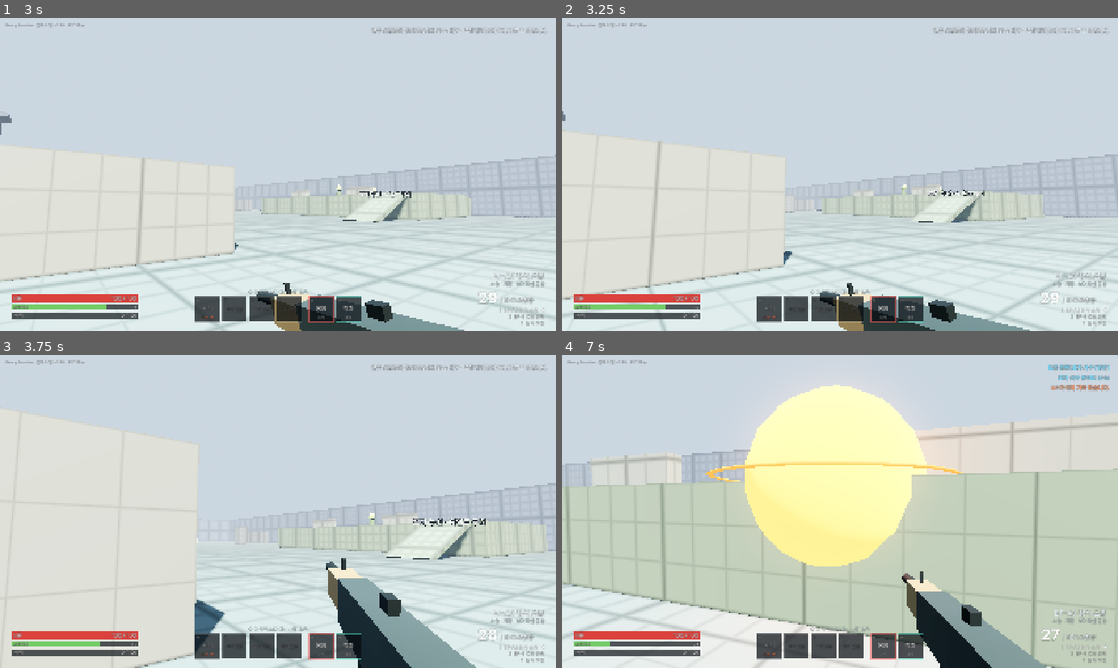
Above: before the commit, frames 1-4 (two rows, left to right).
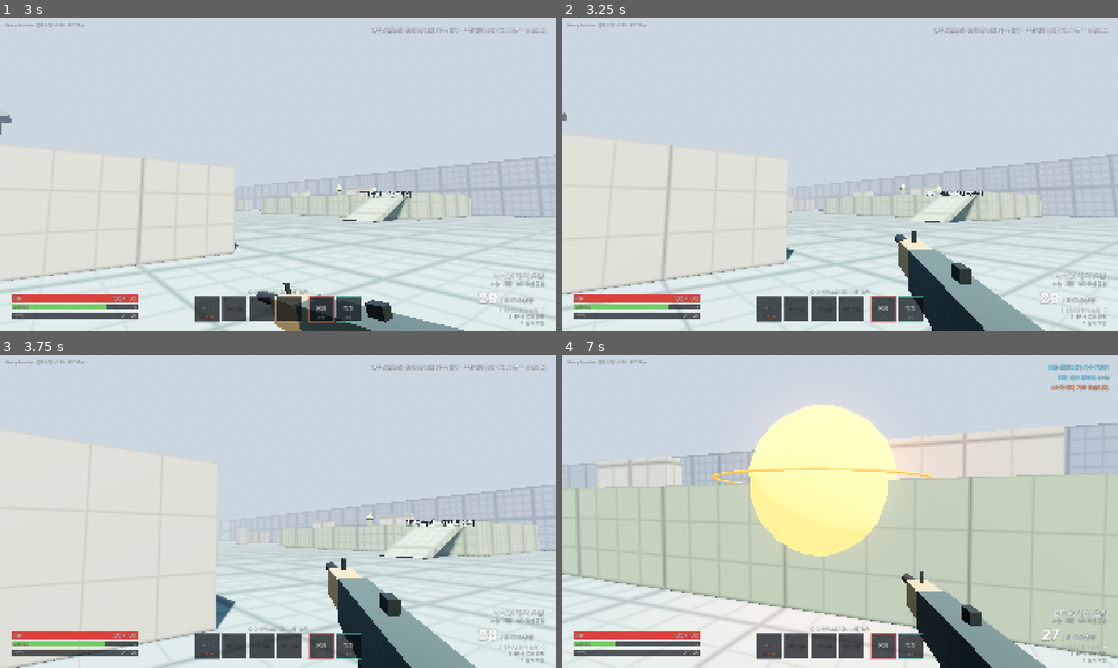
Above: after the commit, the same moments.

Repository: skhlf2018-sketch/Percy_Frontier
Game: Godot game, scene res://src/ui/menus/title_screen.tscn
Two runs of this game, one before a commit and one after it. Both use one fixed random seed, a clock stepped at 60 frames per second and the inputs below.
Inputs (mouse positions are in pixels of both pictures, inside the frame that each line leads up to):
- Up to frame 1 (3 s): click "전투 시험장 입장" at 0.5 s; tap Enter at 1.25 s; move the mouse to (305, 174) at 1.27 s; hold Right mouse button (aim) 1.28-2.03 s; hold W (move_forward) from 1.28 s (still down); click (305, 174) at 1.42 s; tap Space (jump) at 1.52, 2.27 s; tap Alt (dodge) at 1.55, 2.1 s; move the mouse to (250, 174) at 2.02 s; tap Shift (sprint) at 2.3 s; move the mouse to (289, 168) at 2.77 s; hold Shift (sprint) from 2.78 s (still down)
- Up to frame 2 (3.25 s): keep holding W (move_forward); keep holding Shift (sprint); right-click (851, 168) at 3.05 s
- Up to frame 3 (3.75 s): keep holding W (move_forward); move the mouse to (272, 517) at 3.52 s; release Shift (sprint) at 3.53 s; right-click (272, 517) at 3.6 s; click (272, 517) at 3.67 s
- Up to frame 4 (7 s): tap Space (jump) at 3.77, 4.52, 5.27, 6.77 s; tap Alt (dodge) at 3.8, 6.05, 6.6 s; move the mouse to (878, 514) at 4.27 s; hold 8 (consumable_1) 4.28-5.03 s; tap Shift (sprint) at 4.55, 6.8 s; tap Escape (pause) at 4.9 s; move the mouse to (673, 464) at 5.02 s; release W (move_forward) at 5.03 s; hold A (move_left) 5.03-5.78 s; tap 9 (consumable_2) at 5.1 s; right-click (673, 464) at 5.3 s; tap R (reload) at 5.65 s; move the mouse to (845, 511) at 5.77 s; hold W (move_forward) 5.78-6.53 s; hold Ctrl (crouch) 5.78-6.53 s; click (845, 511) at 5.92 s; move the mouse to (817, 505) at 6.52 s; hold D (move_right) from 6.53 s (still down)

Frame 1 is identical in both runs. In frame 2, 8.3% of the frame differs, in the area x 0-100%, y 29-100%; in frame 3, 4.0%; in frame 4, 14%, in the area x 0-100%, y 9-100%.

Commit message:
문서·CI·실전 봇 테스트 추가, 달리기·매복 동작 수정
- README: 실행 방법, 기본 조작, 시험장 안내, 테스트, 폴더 구조, 기술 선택
- docs/dev/전투시험_구현현황.md: 기획서 절별 구현 현황, 수치표, 알려진 한계,
  플레이로 확인해야 할 전투 승인 기준(§26.1)
- GitHub Actions 헤드리스 테스트, tools/run_tests.sh, tools/screenshots.sh
- 실전 봇 테스트: 실제 게임에서 75초 교전(무기 교체·스킬·근접·소모품·회피),
  렌더링 제외 프레임당 CPU 시간 예산 확인
- 수정: 사격·조준 입력이 달리기를 끊도록(서로 막히던 문제), 숨은 살인토끼가
  멀리서 보고 튀어나오던 문제(가까이 오거나 소리·공격에만 반응), 매복 무리 재은신
- 종료 시 재생 중인 효과음 정지

Co-Authored-By: Claude Opus 5.5 <noreply@anthropic.com>
Claude-Session: https://claude.ai/code/session_01APjw7QgMdACXdGftTgm39P

Diff:
--- a/src/autoload/sfx.gd
+++ b/src/autoload/sfx.gd
@@ -228,6 +228,13 @@
 	process_mode = Node.PROCESS_MODE_ALWAYS
 	for id in RECIPES:
 		_streams[id] = synthesize(RECIPES[id])
+
+
+func _exit_tree() -> void:
+	# 종료할 때 재생 중인 소리를 멈춰 재생 객체가 남지 않게 한다.
+	for child in get_children():
+		if child is AudioStreamPlayer or child is AudioStreamPlayer3D:
+			child.stop()
 
 
 func has_sound(id: StringName) -> bool:
--- a/src/enemies/killer_rabbit.gd
+++ b/src/enemies/killer_rabbit.gd
@@ -11,6 +11,7 @@
 const CIRCLE_RADIUS := 4.5
 const CIRCLE_ENGAGE := 7.5
 const FLEE_HEALTH := 0.3
+const REHIDE_DELAY := 3.0
 
 var hidden: bool = false
 var _rustle_timer: float = 0.0
@@ -19,15 +20,26 @@
 var _hop_phase: float = 0.0
 
 
+
 func _on_ready() -> void:
 	hidden = ambush
 	_circle_sign = 1.0 if randf() < 0.5 else -1.0
 	_rustle_timer = randf_range(1.0, 3.0)
 
 
+## 숨어 있는 동안은 멀리서 보고 반응하지 않는다. 가까이 오거나(_process_idle) 소리가 나거나 공격받을 때만 깨어난다.
+func _perceive() -> void:
+	if hidden and state == State.IDLE:
+		return
+	super._perceive()
+
+
 func _process_idle(delta: float) -> void:
 	_stop(delta)
 	if not hidden:
+		# 매복 무리는 거점에 돌아와 잠시 있으면 다시 숨는다.
+		if ambush and _state_time > REHIDE_DELAY:
+			hidden = true
 		return
 	var p := _find_player()
 	if p == null or not p.alive:
--- a/src/player/player.gd
+++ b/src/player/player.gd
@@ -80,6 +80,8 @@
 var _dodge_cooldown: float = 0.0
 var _knockback_immune: float = 0.0
 var _move_lock: float = 0.0
+## 사격·조준 직후 달리기를 잠시 막는 시간
+var _sprint_lock: float = 0.0
 
 var _mantling: bool = false
 var _mantle_from := Vector3.ZERO
@@ -254,6 +256,7 @@
 	_dodge_cooldown = maxf(0.0, _dodge_cooldown - delta)
 	_knockback_immune = maxf(0.0, _knockback_immune - delta)
 	_move_lock = maxf(0.0, _move_lock - delta)
+	_sprint_lock = maxf(0.0, _sprint_lock - delta)
 	_consumable_busy = maxf(0.0, _consumable_busy - delta)
 	if is_on_floor():
 		_coyote = COYOTE_TIME
@@ -305,7 +308,7 @@
 			_sprint_toggled = false
 	else:
 		want = Input.is_action_pressed(&"sprint")
-	var allowed := can_act() and input_dir.y < -0.3 and not stats.exhausted \
+	var allowed := can_act() and input_dir.y < -0.3 and not stats.exhausted and _sprint_lock <= 0.0 \
 		and not weapons.blocks_sprint() and not is_busy_with_consumable()
 	if want and allowed and crouching and not _can_stand():
 		allowed = false
@@ -317,10 +320,11 @@
 			_sprint_toggled = false
 
 
-## 사격 등으로 달리기를 멈춘다.
-func cancel_sprint() -> void:
+## 사격·조준·회피 등으로 달리기를 멈춘다. 잠시 동안은 달리기 키를 누르고 있어도 다시 달리지 않는다.
+func cancel_sprint(lock_time: float = 0.35) -> void:
 	sprinting = false
 	_sprint_toggled = false
+	_sprint_lock = maxf(_sprint_lock, lock_time)
 
 
 func _target_speed() -> float:
--- a/src/player/weapons/weapon_manager.gd
+++ b/src/player/weapons/weapon_manager.gd
@@ -270,6 +270,9 @@
 
 func _update_aim(delta: float) -> void:
 	var want := _aim_toggled if Settings.get_value(&"aim_toggle") else _aim_held
+	# 조준·방어 입력은 달리기를 끊는다(서로 막아 둘 다 안 되는 상황 방지).
+	if want and player.sprinting:
+		player.cancel_sprint()
 	var can := player.can_act() and is_ready() and not player.sprinting and _guard_broken_left <= 0.0
 	if current_slot == Slot.MELEE:
 		var block := want and can and melee.can_block and _melee_phase == MeleePhase.NONE
--- a/tests/integration/test_combat_sandbox.gd
+++ b/tests/integration/test_combat_sandbox.gd
@@ -421,3 +421,76 @@
 	assert_true(p.try_mantle(), "1m 높이 난간은 넘을 수 있다")
 	await wait_seconds(0.6)
 	assert_gt(p.global_position.y, 0.9, "난간 위로 올라섰다")
+
+
+func test_hidden_rabbit_waits_until_close() -> void:
+	var p := world.spawn_player(Vector3(0, 0, 0))
+	var rabbit: KillerRabbit = world.spawn(RABBIT, Vector3(0, 0, -15), PI)
+	rabbit.hidden = true
+	rabbit.ambush = true
+	world.bake()
+	await wait_seconds(1.5)
+	assert_true(rabbit.can_see(p), "시야 안에 있다")
+	assert_eq(rabbit.state, Enemy.State.IDLE, "숨어 있으면 멀리서 보고 튀어나오지 않는다")
+	assert_true(rabbit.hidden)
+	p.global_position = Vector3(0, 0, -10)
+	await wait_seconds(0.5)
+	assert_false(rabbit.hidden, "가까이 오면 튀어나온다")
+	assert_eq(rabbit.target, p)
+
+
+func test_aim_input_cancels_sprint() -> void:
+	var p := world.spawn_player(Vector3(0, 0, 0))
+	await wait_physics_frames(3)
+	var ev := InputEventAction.new()
+	ev.action = &"sprint"
+	ev.pressed = true
+	Input.parse_input_event(ev)
+	var fwd := InputEventAction.new()
+	fwd.action = &"move_forward"
+	fwd.pressed = true
+	fwd.strength = 1.0
+	Input.parse_input_event(fwd)
+	await wait_seconds(0.5)
+	assert_true(p.sprinting, "달리는 중")
+	p.weapons.simulate_aim(true)
+	await wait_seconds(0.5)
+	assert_false(p.sprinting, "조준 입력은 달리기를 끊는다")
+	assert_true(p.weapons.is_aiming(), "정조준이 시작된다")
+	p.weapons.simulate_aim(false)
+	for action in [&"sprint", &"move_forward"]:
+		var up := InputEventAction.new()
+		up.action = action
+		up.pressed = false
+		Input.parse_input_event(up)
+	await wait_physics_frames(2)
+
+
+func test_firing_stops_sprint_briefly() -> void:
+	var p := world.spawn_player(Vector3(0, 0, 0))
+	await wait_physics_frames(3)
+	var ev := InputEventAction.new()
+	ev.action = &"sprint"
+	ev.pressed = true
+	Input.parse_input_event(ev)
+	var fwd := InputEventAction.new()
+	fwd.action = &"move_forward"
+	fwd.pressed = true
+	fwd.strength = 1.0
+	Input.parse_input_event(fwd)
+	await wait_seconds(0.8)
+	assert_true(p.sprinting)
+	p.weapons.simulate_hold(true)
+	var sprint_frames := 0
+	for i in 20:
+		await wait_physics_frames(1)
+		if p.sprinting:
+			sprint_frames += 1
+	p.weapons.simulate_hold(false)
+	assert_eq(sprint_frames, 0, "쏘는 동안은 달리지 않는다")
+	for action in [&"sprint", &"move_forward"]:
+		var up := InputEventAction.new()
+		up.action = action
+		up.pressed = false
+		Input.parse_input_event(up)
+	await wait_physics_frames(2)
--- /dev/null
+++ b/tests/integration/test_zz_soak.gd
@@ -0,0 +1,83 @@
+extends TestCase
+## 장시간 실전 테스트: 자동 조작 봇이 실제 게임에서 교전을 반복한다.
+## 무기 교체·재장전·스킬·근접·소모품·피격·사망·부활·휴식이 섞여도 엔진 에러가 나지 않는지,
+## 프레임당 CPU 시간이 예산 안인지 확인한다. (파일 이름의 zz는 가장 마지막에 실행하려는 것)
+
+const GAME := preload("res://src/main/game.tscn")
+const SIM_SECONDS := 75.0
+
+var game: Game
+
+
+func before_each() -> void:
+	Settings.load_settings("user://test_soak.cfg")
+	game = GAME.instantiate()
+	runner.add_child(game)
+	await wait_physics_frames(6)
+
+
+func after_each() -> void:
+	runner.get_tree().paused = false
+	Engine.time_scale = 1.0
+	DirAccess.remove_absolute(ProjectSettings.globalize_path("user://test_soak.cfg"))
+	Settings.load_settings(Settings.DEFAULT_PATH)
+	GameState.reset_session()
+
+
+func _nearest_enemy(p: Player) -> Enemy:
+	var best: Enemy = null
+	var best_d := INF
+	for e in runner.get_tree().get_nodes_in_group(Hearing.ENEMY_GROUP):
+		if e is Enemy and e.is_alive() and not (e is TrainingDummy):
+			var d := p.global_position.distance_to(e.global_position)
+			if d < best_d:
+				best_d = d
+				best = e
+	return best
+
+
+func test_bot_fights_for_a_while() -> void:
+	var p := game.player
+	GameState.complete_all_analysis()
+	p.global_position = Vector3(0, 0, 26)
+	p.reset_physics_interpolation()
+	var frames := int(SIM_SECONDS * 60.0)
+	var deaths := 0
+	var kills := [0]
+	GameEvents.enemy_killed.connect(func(_e: Node) -> void: kills[0] += 1)
+	p.died.connect(func() -> void: deaths += 1)
+	var peak_enemies := 0
+	# 고정 프레임 모드에서는 성능 모니터 값이 실제 처리 시간과 달라 실제 경과 시간으로 잰다.
+	var start_usec := Time.get_ticks_usec()
+	for f in frames:
+		# 3초마다 교전이 없으면 혼성 무리를 부른다.
+		if f % 180 == 0 and game.arena.active_test_count() < 3:
+			game.arena.spawn_test_wave(&"mixed")
+		if p.alive:
+			var target := _nearest_enemy(p)
+			if target:
+				TestWorld.aim_at(p, target.global_position + Vector3.UP * target.eye_height * 0.8)
+				var dist := p.global_position.distance_to(target.global_position)
+				if dist < 2.5 and f % 40 == 0:
+					p.weapons.try_quick_melee()
+				elif f % 5 == 0:
+					p.weapons.press_trigger()
+			if f % 17 == 0:
+				p.weapons.release_trigger()
+			if f % 300 == 150:
+				p.weapons.cycle(1)
+			if f % 240 == 120:
+				p.stats.add_resonance(40.0)
+				p.skills.cast_slot((f / 240) % 4)
+			if f % 400 == 200 and p.stats.hp < 60.0:
+				p.use_consumable(0)
+			if f % 350 == 30:
+				p.try_dodge()
+		await runner.get_tree().physics_frame
+		peak_enemies = maxi(peak_enemies, runner.get_tree().get_nodes_in_group(Hearing.ENEMY_GROUP).size())
+	var ms_per_frame := float(Time.get_ticks_usec() - start_usec) / 1000.0 / float(frames)
+	print("    봇 %d초: 처치 %d, 사망 %d, 최대 적 수 %d, 프레임당 CPU %.2fms(렌더링 제외)" % [
+		int(SIM_SECONDS), kills[0], deaths, peak_enemies, ms_per_frame])
+	assert_gt(kills[0], 3, "봇이 적을 처치한다")
+	# 렌더링을 뺀 스크립트·물리 비용이 60fps 예산(16.6ms)의 절반을 넘지 않아야 한다.
+	assert_lt(ms_per_frame, 8.0, "CPU 시간 예산")
Not shown, added: tests/integration/test_zz_soak.gd.uid
Not shown, added: .github/workflows/tests.yml
Not shown, added: README.md
Not shown, added: docs/dev/전투시험_구현현황.md
Not shown, added: tools/run_tests.sh
Not shown, added: tools/screenshots.sh
